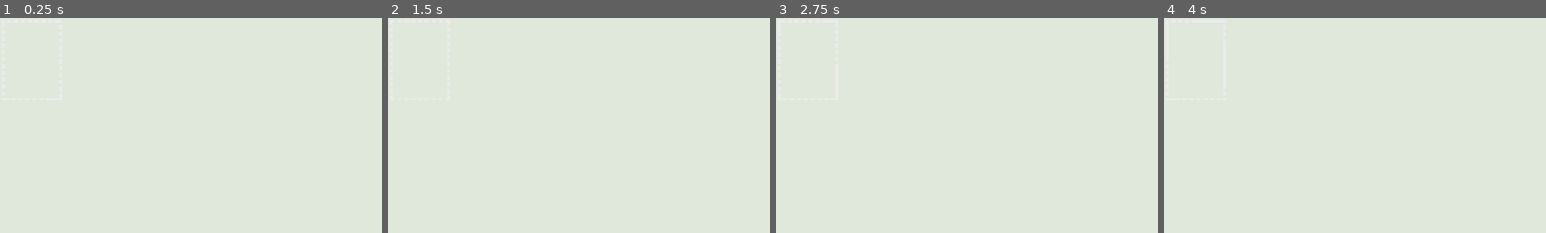
Above: before the commit, frames 1-4 (left to right).
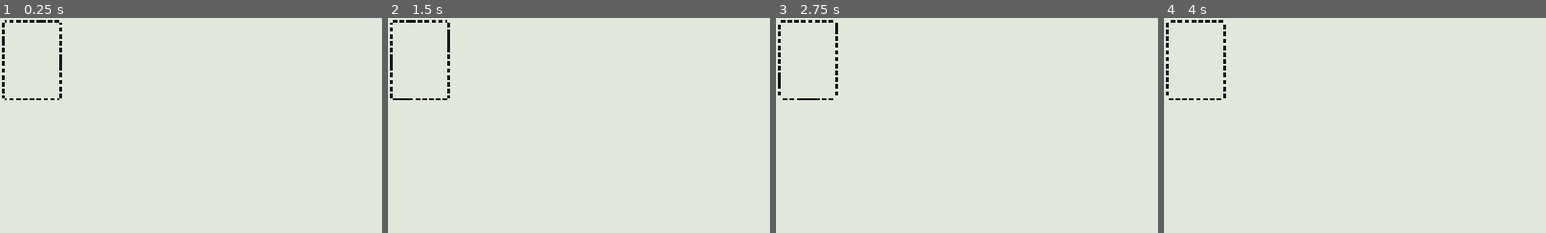
Above: after the commit, the same moments.

Repository: mp1707/scope-creep-godot
Game: Godot game, scene res://scenes/presentation/InteractionHighlightView.tscn
Two runs of this game, one before a commit and one after it. Both use one fixed random seed, a clock stepped at 60 frames per second and the inputs below. This scene is started directly instead of the project's main scene.
Inputs (mouse positions are % of the whole screen's width and height, from its top left):
- Up to frame 1 (0.25 s): no input
- Up to frame 2 (1.5 s): tap Enter at 0.5 s; move the mouse to (72, 45) at 0.52 s; click (72, 45) at 0.67 s; tap Space at 0.77, 1.25 s; drag from (30, 55) to (45, 70) at 1.27 s
- Up to frame 3 (2.75 s): tap Enter at 2 s; move the mouse to (60, 28) at 2.02 s; click (60, 28) at 2.17 s
- Up to frame 4 (4 s): tap Space at 2.75, 3.77 s; drag from (45, 70) to (20, 35) at 2.77 s; tap Enter at 3.5 s; move the mouse to (80, 65) at 3.52 s; click (80, 65) at 3.67 s
The pictures show only the part of the screen within x 0-50%, y 0-50%; the shares and areas given below are measured in that part.

The runs differ from the first frame. In frame 1, 0.6% of the frame differs, in the area x 0-17%, y 0-39%; in frame 2, 0.6%; in frame 3, 0.6%; in frame 4, 0.6%.

Commit message:
refactor: update interaction highlight visual style and simplify draw logic to use theme-defined colors

Diff:
--- a/data/visual_themes/poc_default_visual_theme.tres
+++ b/data/visual_themes/poc_default_visual_theme.tres
@@ -88,14 +88,13 @@
 card_drop_target_fill_color = Color(0.075, 0.095, 0.12, 0.08)
 interaction_preview_dash_length = 10.0
 interaction_preview_dash_gap = 7.0
-interaction_preview_line_width = 2.5
-interaction_preview_alpha = 0.86
-interaction_preview_pulse_alpha = 0.12
-interaction_preview_pulse_width = 0.7
+interaction_preview_line_width = 2.0
+interaction_preview_alpha = 1.0
+interaction_preview_pulse_alpha = 0.0
+interaction_preview_pulse_width = 0.0
 interaction_preview_dash_speed = 23.4
 interaction_preview_pulse_speed = 2.4
 interaction_preview_line_inset = 8.0
-interaction_preview_color_darken = 0.08
 tooltip_background_color = Color(0.18, 0.22, 0.24, 0.98)
 tooltip_text_color = Color(0.98, 0.96, 0.88, 1)
 status_badge_text_color = Color(0.075, 0.095, 0.12, 1)
--- a/scripts/data/game_visual_theme_definition.gd
+++ b/scripts/data/game_visual_theme_definition.gd
@@ -14,14 +14,13 @@
 @export var card_payment_target_modulate: Color = Color(1.0, 0.96, 0.72, 1.0)
 @export_range(1.0, 64.0, 0.5, "or_greater") var interaction_preview_dash_length: float = 10.0
 @export_range(1.0, 64.0, 0.5, "or_greater") var interaction_preview_dash_gap: float = 7.0
-@export_range(0.5, 12.0, 0.1, "or_greater") var interaction_preview_line_width: float = 2.5
-@export_range(0.0, 1.0, 0.01) var interaction_preview_alpha: float = 0.86
-@export_range(0.0, 1.0, 0.01) var interaction_preview_pulse_alpha: float = 0.12
-@export_range(0.0, 6.0, 0.1, "or_greater") var interaction_preview_pulse_width: float = 0.7
+@export_range(0.5, 12.0, 0.1, "or_greater") var interaction_preview_line_width: float = 2.0
+@export_range(0.0, 1.0, 0.01) var interaction_preview_alpha: float = 1.0
+@export_range(0.0, 1.0, 0.01) var interaction_preview_pulse_alpha: float = 0.0
+@export_range(0.0, 6.0, 0.1, "or_greater") var interaction_preview_pulse_width: float = 0.0
 @export_range(0.0, 256.0, 1.0, "or_greater") var interaction_preview_dash_speed: float = 23.4
 @export_range(0.0, 16.0, 0.1, "or_greater") var interaction_preview_pulse_speed: float = 2.4
 @export_range(0.0, 32.0, 0.5, "or_greater") var interaction_preview_line_inset: float = 8.0
-@export_range(0.0, 1.0, 0.01) var interaction_preview_color_darken: float = 0.08
 
 @export var tooltip_background_color: Color = Color(0.18, 0.22, 0.24, 0.98)
 @export var tooltip_text_color: Color = Color(0.98, 0.96, 0.88, 1.0)
--- a/scripts/presentation/board_view.gd
+++ b/scripts/presentation/board_view.gd
@@ -360,27 +360,9 @@
 	highlight.z_index = _get_stack_base_z(stack.stack_id) + stack.card_ids.size() + INTERACTION_HIGHLIGHT_Z_OFFSET
 	highlight.call(
 		"configure",
-		_get_interaction_highlight_color(stack),
 		rect.size + Vector2(INTERACTION_HIGHLIGHT_MARGIN * 2.0, INTERACTION_HIGHLIGHT_MARGIN * 2.0),
 		visual_theme
 	)
-
-func _get_interaction_highlight_color(stack: StackState) -> Color:
-	var card_id: String = _get_stack_top_rendered_card_id(stack.stack_id)
-	if card_id.is_empty():
-		return Color.WHITE
-	var card: CardInstance = state.get_card(card_id)
-	if card == null or content == null:
-		return Color.WHITE
-	var definition: CardDefinition = content.get_card_definition(card.definition_id)
-	if definition == null:
-		return Color.WHITE
-	var visual: CardVisualDefinition = definition.visual
-	if visual == null:
-		visual = CardVisualDefinition.new()
-	if visual_theme != null:
-		return visual_theme.call("get_card_background_color", visual) as Color
-	return visual.background_color
 
 func _get_stack_top_rendered_card_id(stack_id: String) -> String:
 	if state == null or not state.stacks.has(stack_id):
--- a/scripts/presentation/interaction_highlight_view.gd
+++ b/scripts/presentation/interaction_highlight_view.gd
@@ -3,14 +3,14 @@
 
 const DEFAULT_DASH_LENGTH: float = 10.0
 const DEFAULT_DASH_GAP: float = 7.0
-const DEFAULT_LINE_WIDTH: float = 2.5
-const DEFAULT_ALPHA: float = 0.86
-const DEFAULT_PULSE_ALPHA: float = 0.12
-const DEFAULT_PULSE_WIDTH: float = 0.7
+const DEFAULT_LINE_WIDTH: float = 2.0
+const DEFAULT_ALPHA: float = 1.0
+const DEFAULT_PULSE_ALPHA: float = 0.0
+const DEFAULT_PULSE_WIDTH: float = 0.0
 const DEFAULT_DASH_SPEED: float = 23.4
 const DEFAULT_PULSE_SPEED: float = 2.4
 const DEFAULT_INSET: float = 8.0
-const DEFAULT_COLOR_DARKEN: float = 0.08
+const DEFAULT_LINE_COLOR: Color = Color(0.075, 0.095, 0.12, 1.0)
 const SHOW_SCALE_START: Vector2 = Vector2(0.965, 0.965)
 const SHOW_DURATION: float = 0.12
 
@@ -23,14 +23,12 @@
 @export var dash_speed: float = DEFAULT_DASH_SPEED
 @export var pulse_speed: float = DEFAULT_PULSE_SPEED
 @export var line_inset: float = DEFAULT_INSET
-@export_range(0.0, 1.0, 0.01) var color_darken: float = DEFAULT_COLOR_DARKEN
 
-var target_color: Color = Color.WHITE:
+var line_color: Color = DEFAULT_LINE_COLOR:
 	set(value):
-		target_color = value
+		line_color = value
 		queue_redraw()
 
-var paper_texture: Texture2D = null
 var _dash_offset: float = 0.0
 var _pulse_seconds: float = 0.0
 var _show_tween: Tween = null
@@ -40,12 +38,11 @@
 	pivot_offset = size * 0.5
 	set_process(true)
 
-func configure(highlight_color: Color, highlight_size: Vector2, visual_theme: Resource = null) -> void:
+func configure(highlight_size: Vector2, visual_theme: Resource = null) -> void:
 	apply_visual_theme(visual_theme)
-	target_color = highlight_color
 	size = highlight_size
-	custom_minimum_size = highlight_size
-	pivot_offset = highlight_size * 0.5
+	custom_minimum_size = size
+	pivot_offset = size * 0.5
 	queue_redraw()
 
 func apply_visual_theme(visual_theme: Resource) -> void:
@@ -60,10 +57,9 @@
 	dash_speed = _get_theme_float(visual_theme, "interaction_preview_dash_speed", dash_speed)
 	pulse_speed = _get_theme_float(visual_theme, "interaction_preview_pulse_speed", pulse_speed)
 	line_inset = _get_theme_float(visual_theme, "interaction_preview_line_inset", line_inset)
-	color_darken = _get_theme_float(visual_theme, "interaction_preview_color_darken", color_darken)
-	var theme_paper_texture: Variant = visual_theme.get("card_paper_texture")
-	if theme_paper_texture is Texture2D:
-		paper_texture = theme_paper_texture as Texture2D
+	var theme_line_color: Variant = visual_theme.get("card_text_color")
+	if theme_line_color is Color:
+		line_color = theme_line_color as Color
 
 func play_show() -> void:
 	if DisplayServer.get_name() == "headless" or not is_inside_tree():
@@ -98,14 +94,21 @@
 	if size.x <= line_inset * 2.0 or size.y <= line_inset * 2.0:
 		return
 	var pulse: float = (sin(_pulse_seconds * pulse_speed) + 1.0) * 0.5
-	var draw_color: Color = target_color.darkened(color_darken)
+	var draw_color: Color = line_color
 	draw_color.a *= clampf(base_alpha + pulse * pulse_alpha, 0.0, 1.0)
 	var width: float = line_width + pulse * pulse_width
 	var rect: Rect2 = Rect2(Vector2(line_inset, line_inset), size - Vector2(line_inset * 2.0, line_inset * 2.0))
-	_draw_dashed_line(rect.position, rect.position + Vector2(rect.size.x, 0.0), draw_color, width)
-	_draw_dashed_line(rect.position + Vector2(rect.size.x, 0.0), rect.end, draw_color, width)
-	_draw_dashed_line(rect.end, rect.position + Vector2(0.0, rect.size.y), draw_color, width)
-	_draw_dashed_line(rect.position + Vector2(0.0, rect.size.y), rect.position, draw_color, width)
+	var corner_gap: float = maxf(roundf(width * 1.5), 3.0)
+	if rect.size.x <= corner_gap * 2.0 or rect.size.y <= corner_gap * 2.0:
+		return
+	var top_left: Vector2 = rect.position
+	var top_right: Vector2 = rect.position + Vector2(rect.size.x, 0.0)
+	var bottom_right: Vector2 = rect.end
+	var bottom_left: Vector2 = rect.position + Vector2(0.0, rect.size.y)
+	_draw_dashed_line(top_left + Vector2(corner_gap, 0.0), top_right - Vector2(corner_gap, 0.0), draw_color, width)
+	_draw_dashed_line(top_right + Vector2(0.0, corner_gap), bottom_right - Vector2(0.0, corner_gap), draw_color, width)
+	_draw_dashed_line(bottom_right - Vector2(corner_gap, 0.0), bottom_left + Vector2(corner_gap, 0.0), draw_color, width)
+	_draw_dashed_line(bottom_left - Vector2(0.0, corner_gap), top_left + Vector2(0.0, corner_gap), draw_color, width)
 
 func _draw_dashed_line(from: Vector2, to: Vector2, color: Color, width: float) -> void:
 	var vector: Vector2 = to - from
@@ -125,38 +128,22 @@
 func _draw_dash_segment(from: Vector2, to: Vector2, color: Color, width: float) -> void:
 	if from.is_equal_approx(to):
 		return
-	if paper_texture == null:
-		draw_line(from, to, color, width, true)
-		var radius: float = width * 0.5
-		draw_circle(from, radius, color)
-		draw_circle(to, radius, color)
-	else:
-		_draw_textured_axis_aligned_dash(from, to, color, width, true)
-		_draw_textured_cap(from, color, width)
-		_draw_textured_cap(to, color, width)
-
-func _draw_textured_axis_aligned_dash(from: Vector2, to: Vector2, color: Color, width: float, skip_caps: bool = false) -> void:
-	var min_position: Vector2 = Vector2(minf(from.x, to.x), minf(from.y, to.y))
-	var max_position: Vector2 = Vector2(maxf(from.x, to.x), maxf(from.y, to.y))
-	var rect: Rect2
+	var pixel_width: float = maxf(1.0, roundf(width))
+	var radius: float = pixel_width * 0.5
 	if is_equal_approx(from.y, to.y):
-		var left: float = min_position.x + (width * 0.5 if skip_caps else 0.0)
-		var right: float = max_position.x - (width * 0.5 if skip_caps else 0.0)
-		rect = Rect2(Vector2(left, from.y - width * 0.5), Vector2(maxf(1.0, right - left), width))
-	else:
-		var top: float = min_position.y + (width * 0.5 if skip_caps else 0.0)
-		var bottom: float = max_position.y - (width * 0.5 if skip_caps else 0.0)
-		rect = Rect2(Vector2(from.x - width * 0.5, top), Vector2(width, maxf(1.0, bottom - top)))
-	var source_position: Vector2 = Vector2(fmod(rect.position.x, paper_texture.get_width()), fmod(rect.position.y, paper_texture.get_height()))
-	var source_rect: Rect2 = Rect2(source_position, Vector2(minf(rect.size.x, paper_texture.get_width()), minf(rect.size.y, paper_texture.get_height())))
-	draw_texture_rect_region(paper_texture, rect, source_rect, color)
-
-func _draw_textured_cap(center: Vector2, color: Color, width: float) -> void:
-	var radius: float = width * 0.5
-	var rect: Rect2 = Rect2(center - Vector2(radius, radius), Vector2(width, width))
-	var source_position: Vector2 = Vector2(fmod(rect.position.x, paper_texture.get_width()), fmod(rect.position.y, paper_texture.get_height()))
-	var source_rect: Rect2 = Rect2(source_position, Vector2(minf(rect.size.x, paper_texture.get_width()), minf(rect.size.y, paper_texture.get_height())))
-	draw_texture_rect_region(paper_texture, rect, source_rect, color)
+		var left: float = roundf(minf(from.x, to.x))
+		var right: float = roundf(maxf(from.x, to.x))
+		var y: float = roundf(from.y - pixel_width * 0.5)
+		draw_rect(Rect2(Vector2(left, y), Vector2(maxf(1.0, right - left), pixel_width)), color, true)
+		draw_circle(Vector2(left, y + radius), radius, color)
+		draw_circle(Vector2(right, y + radius), radius, color)
+		return
+	var top: float = roundf(minf(from.y, to.y))
+	var bottom: float = roundf(maxf(from.y, to.y))
+	var x: float = roundf(from.x - pixel_width * 0.5)
+	draw_rect(Rect2(Vector2(x, top), Vector2(pixel_width, maxf(1.0, bottom - top))), color, true)
+	draw_circle(Vector2(x + radius, top), radius, color)
+	draw_circle(Vector2(x + radius, bottom), radius, color)
 
 func _get_theme_float(visual_theme: Resource, property_name: String, fallback: float) -> float:
 	var value: Variant = visual_theme.get(property_name)
--- a/scripts/presentation/shop_dock_view.gd
+++ b/scripts/presentation/shop_dock_view.gd
@@ -341,21 +341,7 @@
 	var target_size: Vector2 = card_size + Vector2(INTERACTION_HIGHLIGHT_MARGIN * 2.0, INTERACTION_HIGHLIGHT_MARGIN * 2.0)
 	highlight.position = view.position - Vector2(INTERACTION_HIGHLIGHT_MARGIN, INTERACTION_HIGHLIGHT_MARGIN)
 	highlight.z_index = view.z_index + INTERACTION_HIGHLIGHT_Z_OFFSET
-	highlight.call("configure", _get_interaction_highlight_color(card_id), target_size, visual_theme)
-
-func _get_interaction_highlight_color(card_id: String) -> Color:
-	var card: CardInstance = state.get_card(card_id)
-	if card == null or content == null:
-		return Color.WHITE
-	var definition: CardDefinition = content.get_card_definition(card.definition_id)
-	if definition == null:
-		return Color.WHITE
-	var visual: CardVisualDefinition = definition.visual
-	if visual == null:
-		visual = CardVisualDefinition.new()
-	if visual_theme != null:
-		return visual_theme.call("get_card_background_color", visual) as Color
-	return visual.background_color
+	highlight.call("configure", target_size, visual_theme)
 
 func _get_editor_slots() -> Array[Control]:
 	var slots: Array[Control] = []
--- a/tests/test_interaction_highlight_view.gd
+++ b/tests/test_interaction_highlight_view.gd
@@ -13,19 +13,17 @@
 	var view: Control = scene.instantiate() as Control
 	root.add_child(view)
 	view.set_process(true)
-	var highlight_color: Color = Color(0.98, 0.74, 0.10, 1.0)
 	var highlight_size: Vector2 = Vector2(180.0, 244.0)
-	view.call("configure", highlight_color, highlight_size, visual_theme)
+	view.call("configure", highlight_size, visual_theme)
 	view.call("play_show")
 
 	_assert_equal(view.mouse_filter, Control.MOUSE_FILTER_IGNORE, "Interaction highlight should ignore mouse input.")
-	_assert_color_equal(view.get("target_color") as Color, highlight_color, "Interaction highlight should keep the target card color.")
+	_assert_color_equal(view.get("line_color") as Color, visual_theme.get("card_text_color") as Color, "Interaction highlight should use the shared card text color.")
 	_assert_vector_equal(view.size, highlight_size, "Interaction highlight should keep stable bounds.")
 	_assert_vector_equal(view.custom_minimum_size, highlight_size, "Interaction highlight should expose stable minimum bounds.")
 	_assert_true(view.call("is_animating") as bool, "Interaction highlight should keep its marching-dash animation active.")
 	_assert_equal(view.get("dash_length"), visual_theme.get("interaction_preview_dash_length"), "Interaction highlight should read dash length from the visual theme.")
 	_assert_equal(view.get("dash_speed"), visual_theme.get("interaction_preview_dash_speed"), "Interaction highlight should read dash speed from the visual theme.")
-	_assert_true(view.get("paper_texture") != null, "Interaction highlight should reuse the card paper texture.")
 
 	view.free()
 	if _failed:
Not shown, changed: current_scope.md
